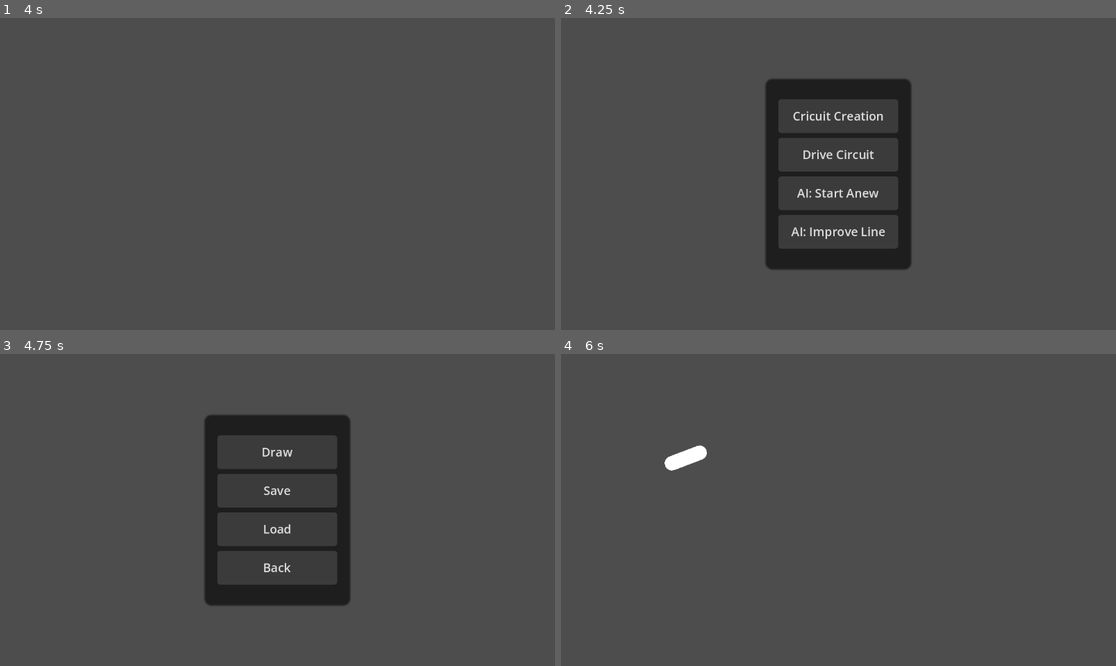
Above: before the commit, frames 1-4 (two rows, left to right).
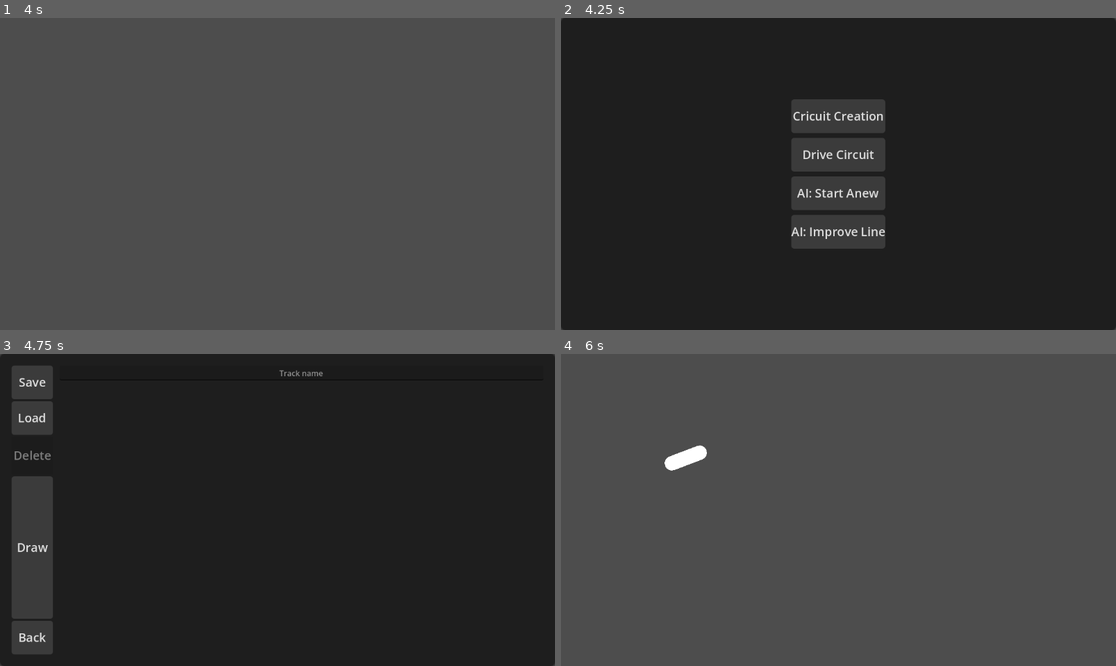
Above: after the commit, the same moments.

Repository: loonek/CarAI
Game: Godot game, scene res://track_builder.tscn
The game is run twice, just before and just after one commit, with the same random seed, the same clock (stepped at 60 frames per second) and the same inputs.
Inputs (mouse positions are in pixels of both pictures, inside the frame that each line leads up to):
- Up to frame 1 (4 s): tap Enter at 0.5, 2.75 s; move the mouse to (399, 158) at 0.52 s; hold D (steer_right) 0.53-1.25 s; click (399, 158) at 0.67 s; tap Space at 1.25 s; drag from (166, 189) to (249, 236) at 1.27 s; move the mouse to (333, 105) at 2.02 s; hold D (steer_right) 2.03-2.75 s; click (333, 105) at 2.17 s; drag from (249, 236) to (111, 127) at 2.77 s; move the mouse to (444, 220) at 3.52 s; hold A (steer_left) from 3.53 s (still down); click (444, 220) at 3.67 s
- Up to frame 2 (4.25 s): keep holding A (steer_left); tap Escape (ui_cancel) at 4.15 s
- Up to frame 3 (4.75 s): release A (steer_left) at 4.25 s; click "Cricuit Creation" at 4.25 s
- Up to frame 4 (6 s): click "Draw" at 5 s; tap Space at 5.75 s; drag from (672, 463) to (755, 432) at 5.77 s

Frame 1 is identical in both runs. In frame 2, 86% of the frame differs, in the area x 0-100%, y 0-100%; in frame 3, 88%; in frame 4, nothing differs.

Commit message:
Add FileManager and track library UI

Diff:
--- /dev/null
+++ b/file_manager.gd
@@ -0,0 +1,63 @@
+class_name FileManager
+
+const SAVE_DIR = "user://tracks/"
+
+## Ensures the local directory exists
+static func ensure_dir_exists():
+	if not DirAccess.dir_exists_absolute(SAVE_DIR):
+		DirAccess.make_dir_absolute(SAVE_DIR)
+
+## Saves the track coordinates to a JSON file
+static func save_track_data(track_name: String, track_line: Line2D):
+	var points_array = []
+	for i in range(track_line.get_point_count()):
+		var p = track_line.get_point_position(i)
+		points_array.append({"x": p.x, "y": p.y})
+
+	var save_data = {
+		"name": track_name,
+		"points": points_array
+	}
+
+	var file = FileAccess.open(SAVE_DIR + track_name + ".json", FileAccess.WRITE)
+	file.store_string(JSON.stringify(save_data))
+	file.close()
+
+## Captures a screenshot of the track for the menu
+static func save_thumbnail(track_name: String, viewport: Viewport):
+	var img = viewport.get_texture().get_image()
+	img.resize(256, 256, Image.INTERPOLATE_BILINEAR)
+	img.save_png(SAVE_DIR + track_name + ".png")
+
+## Scans the directory and returns saved track names
+static func get_saved_tracks() -> Array[String]:
+	var tracks: Array[String] = []
+	var files = DirAccess.get_files_at(SAVE_DIR)
+	for file_name in files:
+		if file_name.ends_with(".json"):
+			tracks.append(file_name.get_basename())
+	return tracks
+
+## Loads the PNG thumbnail
+static func load_track_thumbnail(track_name: String) -> ImageTexture:
+	var img = Image.load_from_file(SAVE_DIR + track_name + ".png")
+	if img != null and not img.is_empty():
+		return ImageTexture.create_from_image(img)
+	return null
+
+## Reads the file and returns Vector2 coordinates
+static func load_track_data(track_name: String) -> PackedVector2Array:
+	var loaded_points = PackedVector2Array()
+	var file = FileAccess.open(SAVE_DIR + track_name + ".json", FileAccess.READ)
+
+	if not file:
+		return loaded_points
+
+	var data = JSON.parse_string(file.get_as_text())
+	file.close()
+
+	if data and data.has("points"):
+		for p in data["points"]:
+			loaded_points.append(Vector2(p["x"], p["y"]))
+
+	return loaded_points
--- a/track_builder.gd
+++ b/track_builder.gd
@@ -5,7 +5,7 @@
 
 @onready var ui_menu = $UI/MenuPanel
 @onready var main_vbox = $UI/MenuPanel/MainVBox
-@onready var circuit_vbox = $UI/MenuPanel/CircuitVBox
+@onready var circuit_vbox = $UI/MenuPanel/CircuitHBox
 
 # Main Menu Buttons
 @onready var btn_circuit = $UI/MenuPanel/MainVBox/BtnCircuit
@@ -14,10 +14,16 @@
 @onready var btn_ai_improve = $UI/MenuPanel/MainVBox/BtnAIImprove
 
 # Circuit Submenu Buttons
-@onready var btn_draw_new = $UI/MenuPanel/CircuitVBox/BtnDrawNew
-@onready var btn_save = $UI/MenuPanel/CircuitVBox/BtnSave
-@onready var btn_load = $UI/MenuPanel/CircuitVBox/BtnLoad
-@onready var btn_back = $UI/MenuPanel/CircuitVBox/BtnBack
+@onready var circuit_hbox = $UI/MenuPanel/CircuitHBox
+@onready var btn_save = $UI/MenuPanel/CircuitHBox/LeftColumn/BtnSave
+@onready var btn_load = $UI/MenuPanel/CircuitHBox/LeftColumn/BtnLoad
+@onready var btn_delete = $UI/MenuPanel/CircuitHBox/LeftColumn/BtnDelete
+@onready var btn_draw_new = $UI/MenuPanel/CircuitHBox/LeftColumn/BtnDrawNew
+@onready var btn_back = $UI/MenuPanel/CircuitHBox/LeftColumn/BtnBack
+
+@onready var input_track_name = $UI/MenuPanel/CircuitHBox/RightColumn/InputTrackName
+var selected_track_name: String = "" 			## Tracks which thumbnail is currently selected
+@onready var load_grid = $UI/MenuPanel/CircuitHBox/RightColumn/ScrollContainer/GridContainer
 
 @onready var track_line = $TrackLine
 @onready var kerb_line = $KerbLine
@@ -64,6 +70,9 @@
 var overall_best_sectors: Array = [INF, INF, INF]		## Overall fastest sector times (Leaderboard/GA)
 
 func _ready():
+	# Check for the local track directory
+	FileManager.ensure_dir_exists()
+
 	# Configuring nodes for styling
 	for line in [track_line, kerb_line, inner_wall, outer_wall]:
 		if line:
@@ -98,7 +107,7 @@
 func _process(delta):
 	if Input.is_action_just_pressed("ui_cancel"): # Escape
 		if not ui_menu.visible:
-			circuit_vbox.hide()
+			circuit_hbox.hide()
 			main_vbox.show()
 		ui_menu.visible = !ui_menu.visible
 
@@ -570,14 +579,15 @@
 
 	cam.zoom = Vector2(min_zoom, min_zoom)
 
+## Swap to circuit submenu
 func _on_btn_circuit_pressed():
-	# Swap to circuit submenu
 	main_vbox.hide()
-	circuit_vbox.show()
-
+	circuit_hbox.show()
+	refresh_track_library()
+
+## # Swap back to main menu
 func _on_btn_back_pressed():
-	# Swap back to main menu
-	circuit_vbox.hide()
+	circuit_hbox.hide()
 	main_vbox.show()
 
 func _on_btn_draw_new_pressed():
@@ -592,10 +602,137 @@
 	print("Mode: Drawing")
 
 func _on_btn_save_pressed():
-	print("kawabanga")
+	if track_line.get_point_count() == 0 or not track_line.closed:
+		print("No valid closed track to save!")
+		return
+
+	var track_name = input_track_name.text.strip_edges()
+	if track_name == "":
+		track_name = "Unnamed_Track"
+
+	ui_menu.hide()
+	telemetry_layer.hide()
+	await get_tree().process_frame
+	await get_tree().process_frame
+
+	FileManager.save_thumbnail(track_name, get_viewport())
+	FileManager.save_track_data(track_name, track_line)
+
+	ui_menu.show()
+	print("Track successfully saved as: " + track_name)
+	input_track_name.text = ""
+
+	refresh_track_library()
 
 func _on_btn_load_pressed():
-	print("bazinga")
+	if selected_track_name == "":
+		print("No track selected!")
+		return
+
+	_build_loaded_track(selected_track_name)
+
+func refresh_track_library():
+	selected_track_name = "" # Clear selection on refresh
+
+	for child in load_grid.get_children():
+		child.queue_free()
+
+	# A ButtonGroup links all the thumbnails so only ONE can be toggled 'on' at a time
+	var track_button_group = ButtonGroup.new()
+	var saved_tracks = FileManager.get_saved_tracks()
+
+	for track_name in saved_tracks:
+		create_thumbnail_button(track_name, track_button_group)
+
+func create_thumbnail_button(track_name: String, btn_group: ButtonGroup):
+	# Vertical container to hold the image and text
+	var item_vbox = VBoxContainer.new()
+
+	# PanelContainer acts as a border
+	var panel = PanelContainer.new()
+	var style = StyleBoxFlat.new()
+	style.bg_color = Color(0.15, 0.15, 0.15)
+	style.border_width_bottom = 3
+	style.border_width_top = 3
+	style.border_width_left = 3
+	style.border_width_right = 3
+	style.border_color = Color(0.15, 0.15, 0.15)
+	style.corner_radius_bottom_left = 4
+	style.corner_radius_bottom_right = 4
+	style.corner_radius_top_left = 4
+	style.corner_radius_top_right = 4
+	panel.add_theme_stylebox_override("panel", style)
+
+	# The clickable thumbnail image
+	var btn = TextureButton.new()
+	var tex = FileManager.load_track_thumbnail(track_name)
+
+	if tex:
+		btn.texture_normal = tex
+		btn.ignore_texture_size = true
+		btn.custom_minimum_size = Vector2(128, 128)
+		btn.stretch_mode = TextureButton.STRETCH_KEEP_ASPECT_CENTERED
+
+		# Allow the button to be toggled on/off and bind it to the group
+		btn.toggle_mode = true
+		btn.button_group = btn_group
+
+		# Mouse Hover
+		btn.mouse_entered.connect(func():
+			if not btn.button_pressed:
+				style.border_color = Color(0.5, 0.5, 0.5) # Light grey hover border
+		)
+		# Mouse Exit
+		btn.mouse_exited.connect(func():
+			if not btn.button_pressed:
+				style.border_color = Color(0.15, 0.15, 0.15) # Return to invisible
+		)
+		# Mouse Click (Selection)
+		btn.toggled.connect(func(is_pressed):
+			if is_pressed:
+				style.border_color = Color(0.2, 0.8, 0.2) # Bright green selected border
+				selected_track_name = track_name
+			else:
+				style.border_color = Color(0.15, 0.15, 0.15) # Deselected
+		)
+
+		panel.add_child(btn)
+		item_vbox.add_child(panel)
+
+		# Add track name underneath
+		var lbl = Label.new()
+		lbl.text = track_name
+		lbl.horizontal_alignment = HORIZONTAL_ALIGNMENT_CENTER
+		lbl.autowrap_mode = TextServer.AUTOWRAP_WORD_SMART
+		lbl.custom_minimum_size = Vector2(128, 0)
+		item_vbox.add_child(lbl)
+
+		load_grid.add_child(item_vbox)
+
+func _build_loaded_track(track_name: String):
+	var loaded_points = FileManager.load_track_data(track_name)
+	if loaded_points.is_empty():
+		return
+
+	track_line.clear_points()
+	kerb_line.clear_points()
+	track_curve = Curve2D.new()
+
+	for p in loaded_points:
+		track_line.add_point(p)
+		kerb_line.add_point(p)
+		track_curve.add_point(p)
+
+	track_line.closed = true
+	kerb_line.width = track_width + (kerb_width * 1.5)
+
+	generate_boundaries(loaded_points)
+	create_checkpoints()
+	generate_debug_sectors()
+	frame_camera()
+
+	overall_best_sectors = [INF, INF, INF]
+	print("Successfully loaded")
 
 func _on_btn_drive_pressed():
 	current_state = AppState.DRIVING
--- a/track_builder.tscn
+++ b/track_builder.tscn
@@ -19,8 +19,6 @@
 shadow_size = 5
 
 [sub_resource type="Theme" id="Theme_kl48d"]
-
-[sub_resource type="Theme" id="Theme_4jjux"]
 
 [node name="TrackBuilder" type="Node2D" unique_id=573167774]
 script = ExtResource("1_4jjux")
@@ -49,21 +47,17 @@
 [node name="UI" type="CanvasLayer" parent="." unique_id=251563814]
 
 [node name="MenuPanel" type="PanelContainer" parent="UI" unique_id=1852134817]
-anchors_preset = 8
-anchor_left = 0.5
-anchor_top = 0.5
-anchor_right = 0.5
-anchor_bottom = 0.5
-offset_left = -148.75
-offset_top = -195.5
-offset_right = 148.75
-offset_bottom = 195.5
+anchors_preset = 15
+anchor_right = 1.0
+anchor_bottom = 1.0
 grow_horizontal = 2
 grow_vertical = 2
 theme_override_styles/panel = SubResource("StyleBoxFlat_4jjux")
 
 [node name="MainVBox" type="VBoxContainer" parent="UI/MenuPanel" unique_id=2095852618]
+visible = false
 layout_mode = 2
+size_flags_horizontal = 4
 theme_override_constants/separation = 10
 alignment = 1
 
@@ -112,24 +106,20 @@
 icon_alignment = 1
 vertical_icon_alignment = 2
 
-[node name="CircuitVBox" type="VBoxContainer" parent="UI/MenuPanel" unique_id=1942530556]
+[node name="CircuitHBox" type="HBoxContainer" parent="UI/MenuPanel" unique_id=2002708536]
+clip_contents = true
+custom_minimum_size = Vector2(800, 0)
 layout_mode = 2
-theme_override_constants/separation = 10
-alignment = 1
+theme_override_constants/separation = 14
 
-[node name="BtnDrawNew" type="Button" parent="UI/MenuPanel/CircuitVBox" unique_id=1176460430]
+[node name="LeftColumn" type="VBoxContainer" parent="UI/MenuPanel/CircuitHBox" unique_id=1211487283]
+custom_minimum_size = Vector2(75, 0)
 layout_mode = 2
-theme_override_constants/outline_size = 0
-theme_override_font_sizes/font_size = 25
-theme_override_styles/normal = ExtResource("2_k10l3")
-theme_override_styles/pressed = ExtResource("3_hvbap")
-theme_override_styles/hover = ExtResource("4_fx3xo")
-text = "Draw"
-icon_alignment = 1
-vertical_icon_alignment = 2
+size_flags_horizontal = 0
 
-[node name="BtnSave" type="Button" parent="UI/MenuPanel/CircuitVBox" unique_id=133955423]
+[node name="BtnSave" type="Button" parent="UI/MenuPanel/CircuitHBox/LeftColumn" unique_id=133955423]
 layout_mode = 2
+size_flags_horizontal = 3
 theme_override_constants/outline_size = 0
 theme_override_font_sizes/font_size = 25
 theme_override_styles/normal = ExtResource("2_k10l3")
@@ -139,7 +129,7 @@
 icon_alignment = 1
 vertical_icon_alignment = 2
 
-[node name="BtnLoad" type="Button" parent="UI/MenuPanel/CircuitVBox" unique_id=1289717527]
+[node name="BtnLoad" type="Button" parent="UI/MenuPanel/CircuitHBox/LeftColumn" unique_id=1289717527]
 layout_mode = 2
 theme_override_constants/outline_size = 0
 theme_override_font_sizes/font_size = 25
@@ -150,9 +140,31 @@
 icon_alignment = 1
 vertical_icon_alignment = 2
 
-[node name="BtnBack" type="Button" parent="UI/MenuPanel/CircuitVBox" unique_id=1962362616]
+[node name="BtnDelete" type="Button" parent="UI/MenuPanel/CircuitHBox/LeftColumn" unique_id=1538372130]
 layout_mode = 2
-theme = SubResource("Theme_4jjux")
+theme_override_font_sizes/font_size = 25
+theme_override_styles/normal = ExtResource("2_k10l3")
+theme_override_styles/pressed = ExtResource("3_hvbap")
+theme_override_styles/hover = ExtResource("4_fx3xo")
+disabled = true
+text = "Delete"
+autowrap_trim_flags = 0
+icon_alignment = 1
+vertical_icon_alignment = 0
+
+[node name="BtnDrawNew" type="Button" parent="UI/MenuPanel/CircuitHBox/LeftColumn" unique_id=1176460430]
+layout_mode = 2
+size_flags_vertical = 3
+theme_override_constants/outline_size = 0
+theme_override_font_sizes/font_size = 25
+theme_override_styles/normal = ExtResource("2_k10l3")
+theme_override_styles/pressed = ExtResource("3_hvbap")
+theme_override_styles/hover = ExtResource("4_fx3xo")
+text = "Draw"
+icon_alignment = 1
+
+[node name="BtnBack" type="Button" parent="UI/MenuPanel/CircuitHBox/LeftColumn" unique_id=1962362616]
+layout_mode = 2
 theme_override_constants/outline_size = 0
 theme_override_font_sizes/font_size = 25
 theme_override_styles/normal = ExtResource("2_k10l3")
@@ -161,3 +173,26 @@
 text = "Back"
 icon_alignment = 1
 vertical_icon_alignment = 2
+
+[node name="RightColumn" type="VBoxContainer" parent="UI/MenuPanel/CircuitHBox" unique_id=1150260983]
+layout_mode = 2
+size_flags_horizontal = 3
+
+[node name="InputTrackName" type="LineEdit" parent="UI/MenuPanel/CircuitHBox/RightColumn" unique_id=1495113131]
+layout_mode = 2
+size_flags_vertical = 4
+placeholder_text = "Track name"
+alignment = 1
+emoji_menu_enabled = false
+virtual_keyboard_enabled = false
+icon_expand_mode = 2
+
+[node name="ScrollContainer" type="ScrollContainer" parent="UI/MenuPanel/CircuitHBox/RightColumn" unique_id=1122140518]
+custom_minimum_size = Vector2(0, 100)
+layout_mode = 2
+size_flags_vertical = 3
+
+[node name="GridContainer" type="GridContainer" parent="UI/MenuPanel/CircuitHBox/RightColumn/ScrollContainer" unique_id=864951383]
+layout_mode = 2
+size_flags_vertical = 3
+columns = 3
Not shown, added: file_manager.gd.uid
